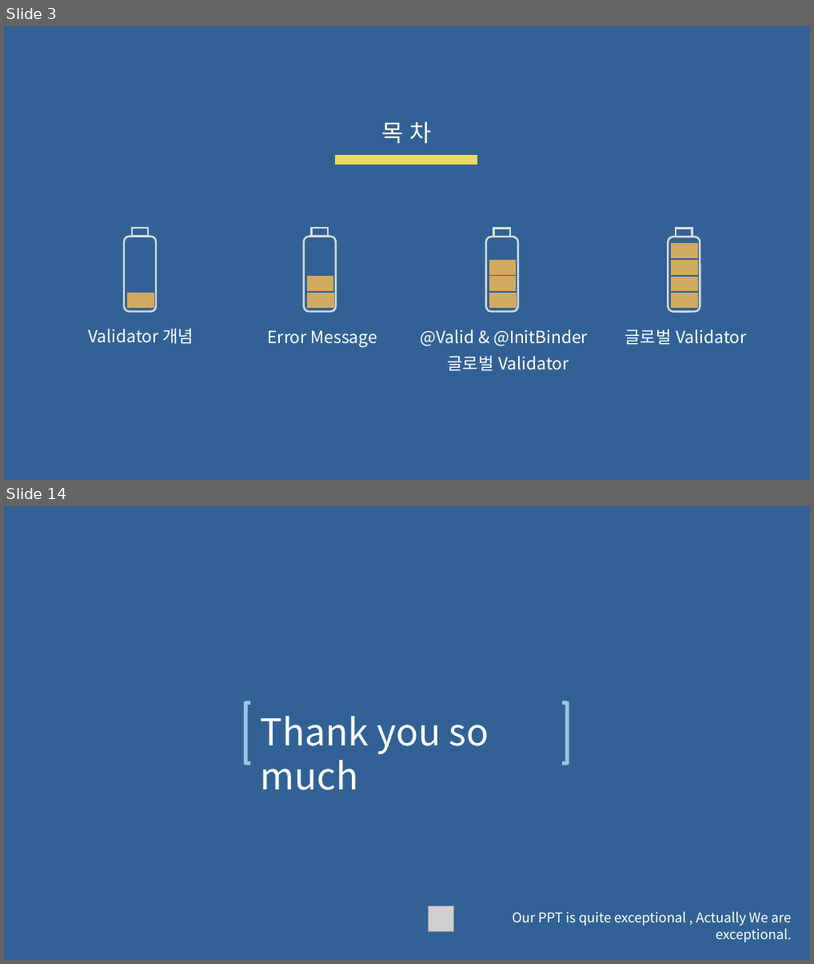
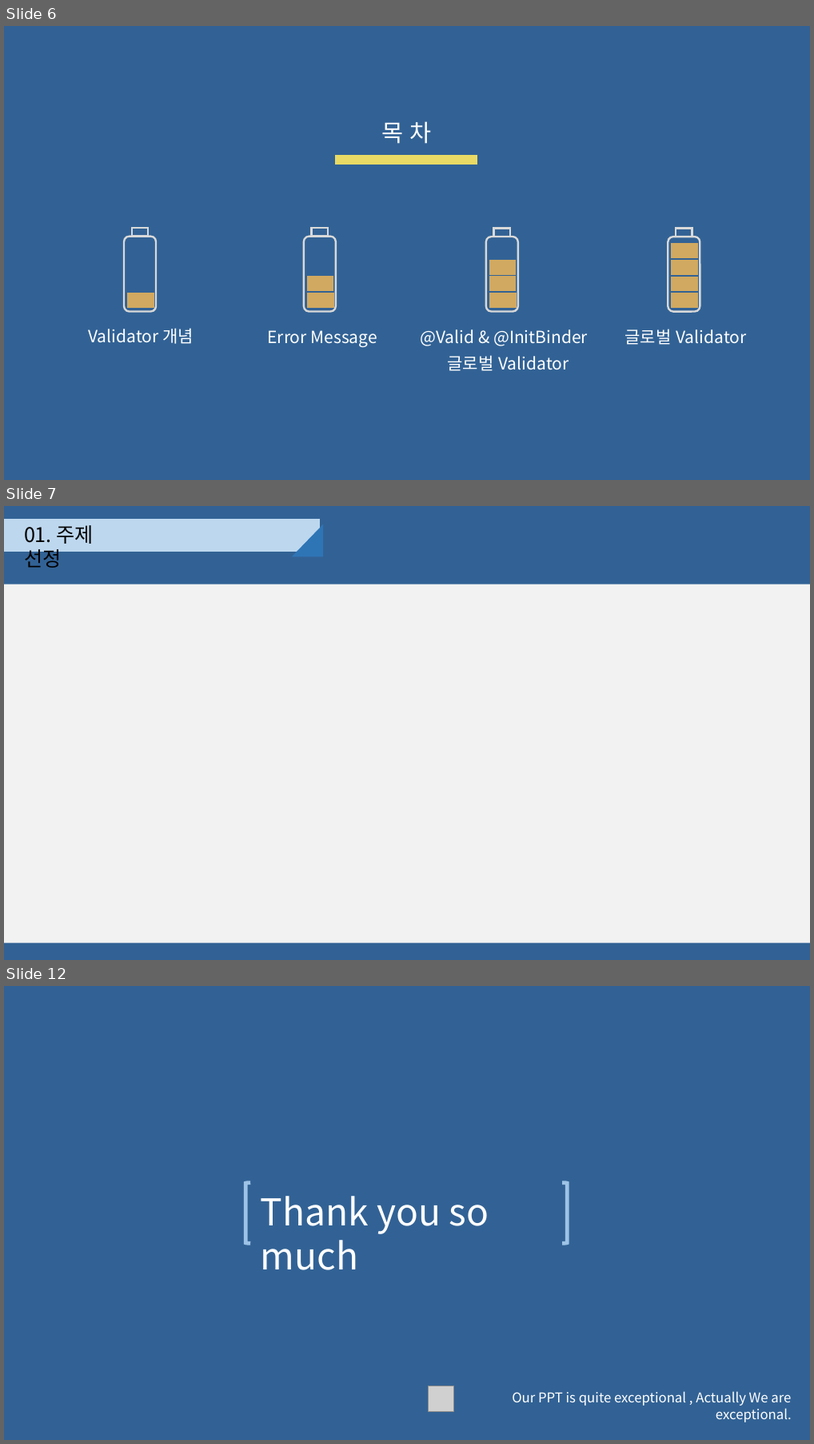
Before and after one commit to djyoon956/OWL_Refactoring, a slide deck: 4조/발표영상 및 PPT/OWL.pptx. Shown one above the other, each under a label of ours: slides 3 and 14 before the commit, slides 6, 7 and 12 after it; the slides between them are not shown. The pictures are 814x964 and 814x1444 pixels, drawn with LibreOffice and Linux fonts; fonts in the diff are those of the drawing; grey boxes stand for pictures. Boxes give left, top, right and bottom in pixels: in the first picture for what was removed or moved away, otherwise in the second. Text is boxed around its words. In the diff, an @@ line names an element or a change of style, - is before the commit and + after.

```diff
--- a/4조/발표영상 및 PPT/OWL.pptx
+++ b/4조/발표영상 및 PPT/OWL.pptx
@@ slide 7 added at (4,506,810,960), background #326295 @@
@@ rectangle added at (4,520,319,552), fill #BDD7EE, outline #BDD7EE 1 pt @@
@@ text added at (24,525,94,568), 24 pt, text #000000 @@
+01. 주제 선정
@@ right triangle added at (292,524,323,557), fill #2E75B6 @@
@@ rectangle added at (4,584,810,943), fill #F2F2F2 @@
@@ what was slide 3 is now slide 6 @@
@@ what was slide 14 is now slide 12 @@
```
Also in this commit, not shown: 1 slide changed, 7 other slides added, 10 slides removed.
